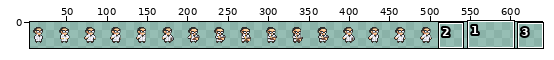
One commit to this sprite sheet: shrinker/shrinker/graphics/critters/gameover/ScientistClipboard-Sheet.png. The picture above shows the old version from afar; the outline marks the close-up.
Close-up. Before the commit:
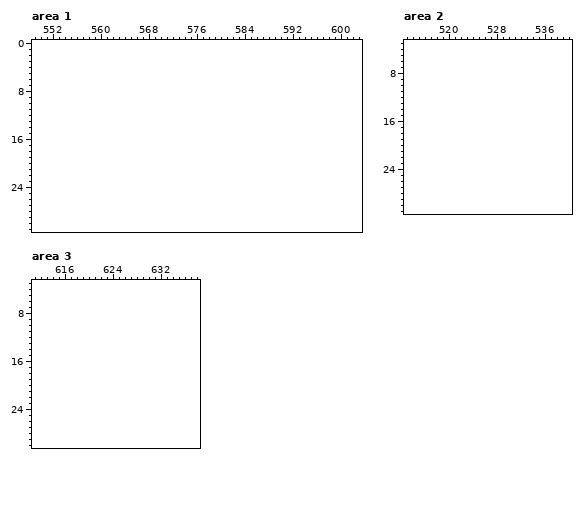
The file is 512x32 pixels. Colours within 5 levels of each other are drawn and written as one. Shown: area 1: x 549..603, y 0..31; area 2: x 513..540, y 3..31; area 3: x 611..638, y 3..30. The old version is drawn lined up with the new one, on the new canvas. The wide view leaves out empty margins.
Palette (. is transparent): 
And afterwards:
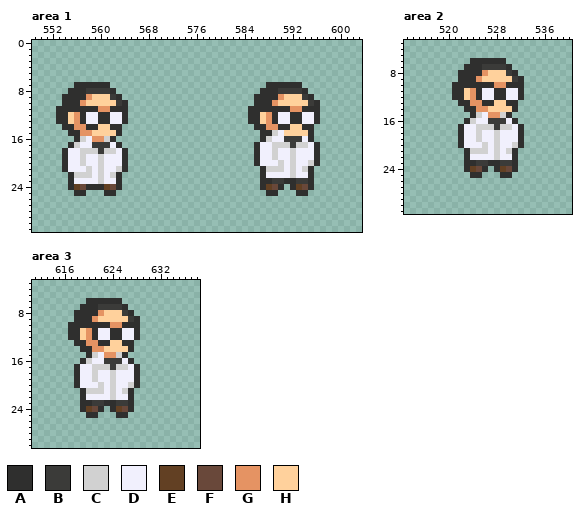
Colours new in this view: A #2f2f2e  B #3b3b39  C #d1d1d1  D #f1f0fd  E #624023  F #69483a  G #e59363  H #ffd19c
Changes in this commit:
canvas 512x32 -> 640x32
Area 1:
y 7: x 556..561 ...... -> AAAAAA; x 588..593 ...... -> AAAAAA
y 8: x 555..562 ........ -> AAABBBBA; x 587..594 ........ -> AAABBBBA
y 9: x 554..563 .......... -> AAAAGHHHBA; x 586..595 .......... -> AAAAGHHHBA
y 10: x 554..564 ........... -> AAAGHHHHHBA; x 586..596 ........... -> AAAGHHHHHBA
y 11: x 553..564 ............ -> AAAAAAAGGAAA; x 585..596 ............ -> AAAAAAAGGAAA
y 12..13: x 553..564 ............ -> AAHGADDAADDA; x 585..596 ............ -> AAHGADDAADDA
y 14: x 554..563 .......... -> AAGGAAHHAA; x 586..595 .......... -> AAGGAAHHAA
y 15: x 555..563 ......... -> AAGGHHHHA; x 587..595 ......... -> AACDHHHHA
y 16: x 556..562 ....... -> ACDGGCA; x 587..595 ......... -> ACDDBBBDA
y 17: x 555..563 ......... -> ACDDBBBDA; x 586..596 ........... -> ADDCCCBCCDA
y 18: x 554..564 ........... -> ADDCCCBCCDA; x 586..596 ........... -> ADDCDDCDDDA
y 19: x 554..564 ........... -> ADDCDDCDDDA; x 586..596 ........... -> ADDCDDCDDDA
y 20: x 554..564 ........... -> ADDCDDCDDDA; x 586..596 ........... -> ADDDCDCDDCA
y 21: x 554..564 ........... -> ADDDCDCDDCA; x 587..595 ......... -> ACCCDCDCA
y 22: x 555..563 ......... -> ACCCDCDCA; x 587..595 ......... -> ADDDDCDDA
y 23: x 555..563 ......... -> ADDDDCDDA; x 587..595 ......... -> AABBAABBA
y 24: x 555..563 ......... -> AEFAAAEFA; x 587..590 .... -> AEFA; x 592..595 .... -> AEFA
y 25: x 556..557 .. -> AA; x 561..562 .. -> AA; x 588..589 .. -> AA; x 593..594 .. -> AA
Area 2:
y 6: x 524..529 ...... -> AAAAAA
y 7: x 523..530 ........ -> AAABBBBA
y 8: x 522..531 .......... -> AAAAGHHHBA
y 9: x 522..532 ........... -> AAAGHHHHHBA
y 10: x 521..532 ............ -> AAAAAAAGGAAA
y 11..12: x 521..532 ............ -> AAHGADDAADDA
y 13: x 522..531 .......... -> AAGGAAHHAA
y 14: x 523..531 ......... -> AAGGHHHHA
y 15: x 524..530 ....... -> ACDGGCA
y 16: x 523..531 ......... -> ACDDBBBDA
y 17: x 522..532 ........... -> ADDCCCBCCDA
y 18..19: x 522..532 ........... -> ADDCDDCDDDA
y 20: x 522..532 ........... -> ADDDCDCDDCA
y 21: x 523..531 ......... -> ACCCDCDCA
y 22: x 523..531 ......... -> ADDDDCDDA
y 23: x 523..531 ......... -> AABBAABBA
y 24: x 523..526 .... -> AEFA; x 528..531 .... -> AEFA
y 25: x 524..525 .. -> AA; x 529..530 .. -> AA
Area 3:
y 6: x 620..625 ...... -> AAAAAA
y 7: x 619..626 ........ -> AAABBBBA
y 8: x 618..627 .......... -> AAAAGHHHBA
y 9: x 618..628 ........... -> AAAGHHHHHBA
y 10: x 617..628 ............ -> AAAAAAAGGAAA
y 11..12: x 617..628 ............ -> AAHGADDAADDA
y 13: x 618..627 .......... -> AAGGAAHHAA
y 14: x 619..627 ......... -> AAGGHHHHA
y 15: x 620..626 ....... -> ACDGGCA
y 16: x 619..627 ......... -> ACDDBBBDA
y 17: x 618..628 ........... -> ADDCCCBCCDA
y 18..19: x 618..628 ........... -> ADDCDDCDDDA
y 20: x 618..628 ........... -> ADDDCDCDDCA
y 21: x 619..627 ......... -> ACCCDCDCA
y 22: x 619..627 ......... -> ADDDDCDDA
y 23: x 619..627 ......... -> AABBAABBA
y 24: x 619..622 .... -> AEFA; x 624..627 .... -> AEFA
y 25: x 620..621 .. -> AA; x 625..626 .. -> AA
